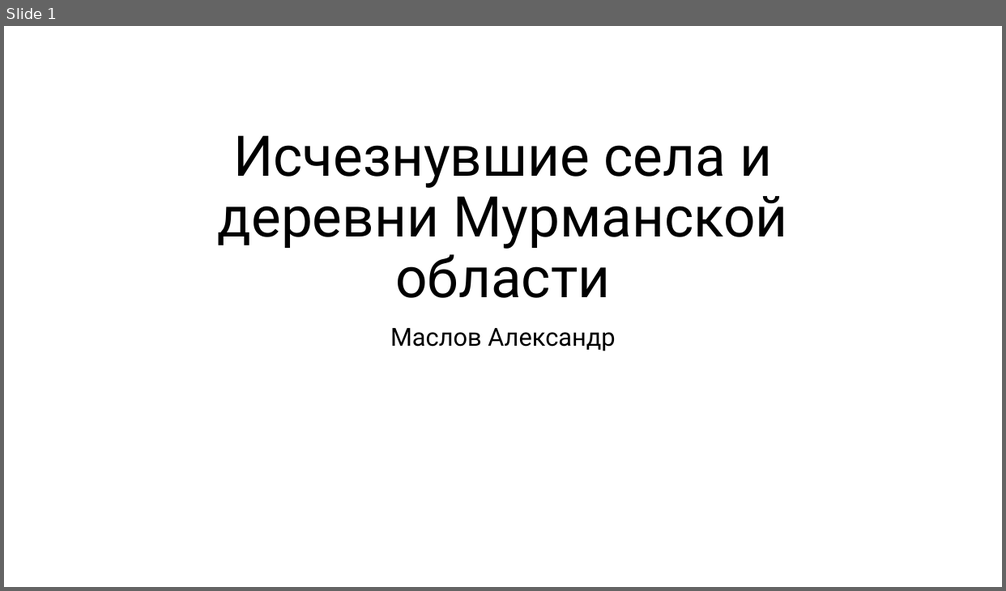
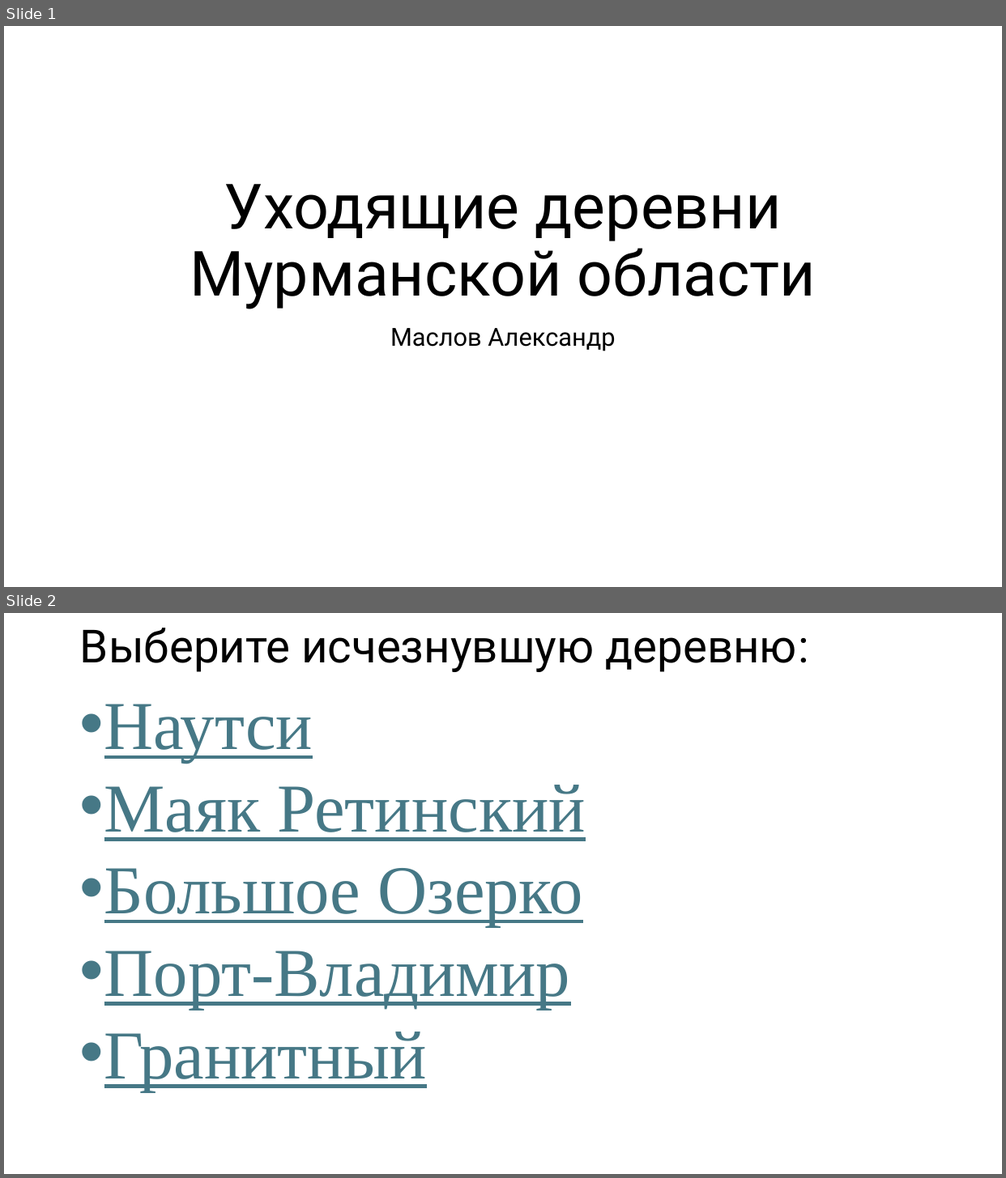
Before and after one commit to AknasMacefg/ITiABD, a slide deck: ОРГ/Зачет/Презентация Microsoft PowerPoint.pptx. Shown one above the other, each under a label of ours: slide 1 before the commit, slides 1 and 2 after it. The pictures are 1006x591 and 1006x1178 pixels, drawn with LibreOffice and Linux fonts; fonts in the diff are those of the drawing. Boxes give left, top, right and bottom in pixels: in the first picture for what was removed or moved away, otherwise in the second. Text is boxed around its words. In the diff, an @@ line names an element or a change of style, - is before the commit and + after.

```diff
--- a/ОРГ/Зачет/Презентация Microsoft PowerPoint.pptx
+++ b/ОРГ/Зачет/Презентация Microsoft PowerPoint.pptx
@@ slide 2 added at bbox=[4, 613, 1002, 1174], background #FFFFFF @@
@@ title added at bbox=[80, 628, 809, 672], 44 pt, text #000000 @@
+Выберите исчезнувшую деревню:
@@ text added at bbox=[104, 704, 585, 1092], 66 pt, text #467886, underline @@
+• Наутси
+• Маяк Ретинский
+• Большое Озерко
+• Порт-Владимир
+• Гранитный
@@ slide 1 changed as well @@
@@ title at bbox=[189, 184, 816, 310]: text changed; size 54 to 60 pt @@
-Исчезнувшие села и деревни Мурманской области
+Уходящие деревни
+Мурманской области
```
Also in this commit, not shown: 5 other slides added, 6 other files.
